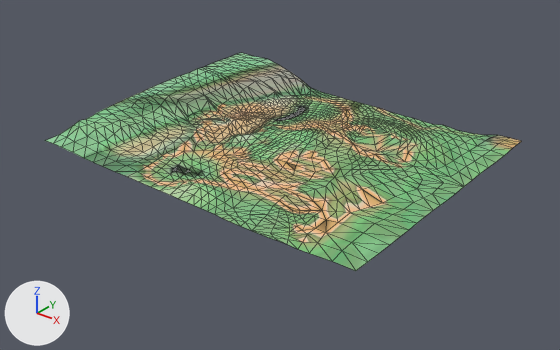
Before and after pictures for a commit that changed the glTF model assets/river.glb.
Camera for both pictures: a camera (50 mm lens) standing at (119.1, -150.6, 82.2) and looking at (1.6, -3.6, -8.9). Every picture has the same lights, and +X, +Y and +Z are marked at lower left. Mesh edges are drawn as thin lines. Vertices at the same position are counted once.

Objects in the first picture: 'ground'.
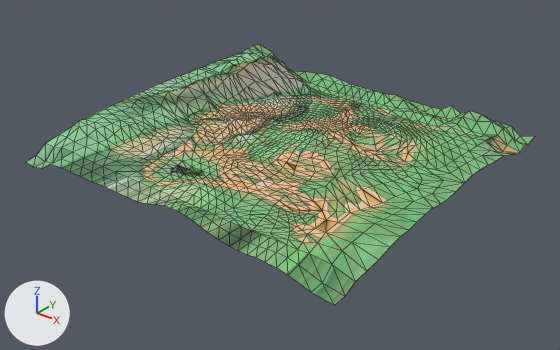
What the commit changed:
me_plane_001 is used by ob_ground; location (-0.1, 0.0, -2.2).
me_plane_001 had 1133 vertices, 2160 faces and spanned x -49.9..50.1, y -40.5..39.9, z -2.8..7.2.
me_plane_001 now has 1276 vertices, 2436 faces and spans x -50.0..50.6, y -47.6..50.6, z -3.9..10.2.
Part 1, on me_plane_001:
1 vertex is removed from x -49.9, y -40.1, z 1.7.
1 face is deleted.
6 vertices move from x -46.4..50.1, y -40.3..-27.3, z 0.6..1.8 to x -46.4..50.0, y -40.1..-27.2, z -2.1..0.6.
53 vertices are added at x -50.0..49.8, y -47.6..-40.0, z -3.9..2.8.
5 new vertices lie (0.0, -3.6, 0.0) away from vertices in x -29.8..-5.4, y -40.2..-40.0, z 0.7..1.2.
5 new vertices lie (0.0, -3.5, 0.0) away from vertices in x -29.8..-8.8, y -43.8..-40.0, z 0.7..1.2.
121 new faces join them.
Part 2, on me_plane_001:
7 vertices in x 14.5..45.5, y -5.3..39.8, z 0.3..1.2 move by (0.0, 0.0, 0.1).
3 vertices in x 17.1..50.1, y -8.5..31.5, z 0.4..1.2 move by (0.0, 0.0, 0.3).
3 vertices in x 17.2..45.4, y 4.7..32.4, z 0.3..1.2 move by (0.0, 0.0, 0.7).
87 vertices move from x -46.0..50.1, y -16.0..39.9, z -0.3..7.1 to x -45.8..50.6, y -16.0..40.0, z -1.6..10.2.
73 vertices are added at x -50.0..49.9, y 41.7..50.6, z -1.7..8.1.
8 new vertices lie (0.0, 3.3, 0.0) away from vertices in x -20.5..5.0, y 39.7..39.9, z 0.3..1.0.
156 new faces join them.

Boxes [x1, y1, x2, y2] around the edits, measured in the pictures (560 x 350 px):
'ground', reshaped (7% wider, 19% taller): before [45, 53, 521, 271]; after [26, 45, 534, 305]
part 1 of me_plane_001, built on: before [45, 135, 400, 271]; after [26, 135, 401, 305]
part 2 of me_plane_001, built on: before [152, 53, 521, 229]; after [152, 45, 534, 229]
